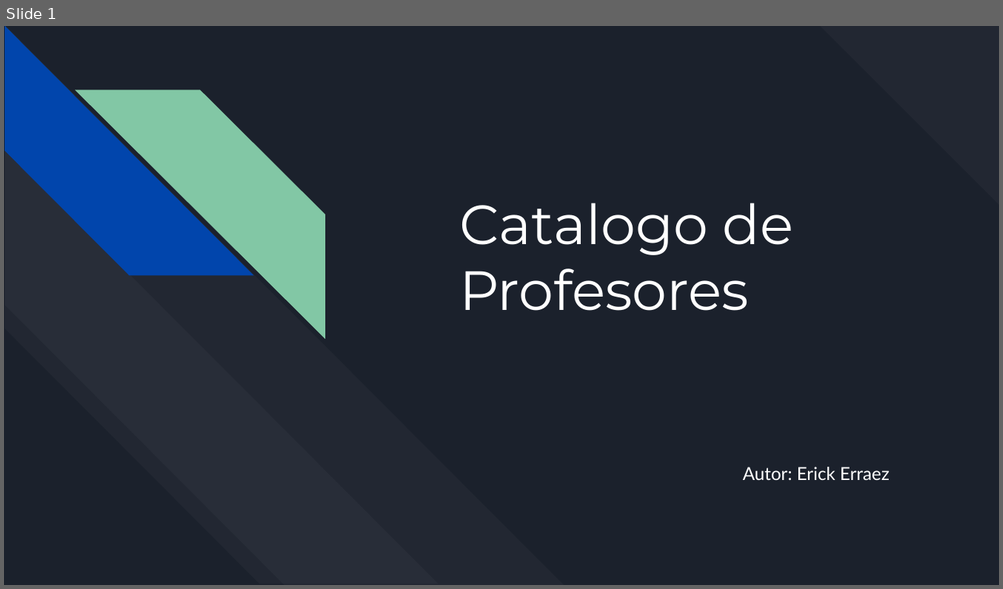
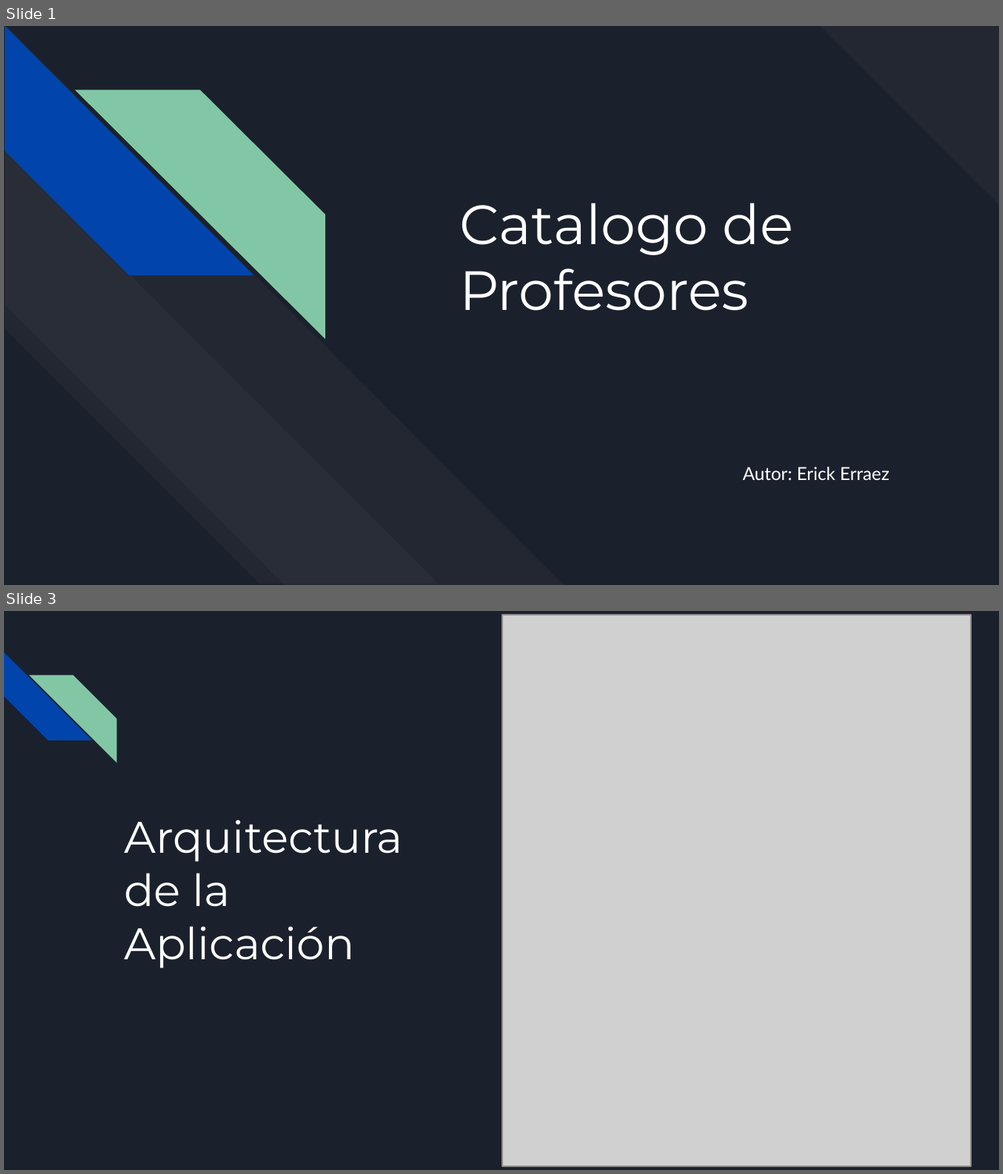
Before and after one commit to ErickErraez/Profesores, a slide deck: Documentacion/ProyectoFinalSegundo.pptx. Shown one above the other, each under a label of ours: slide 1 before the commit, slides 1 and 3 after it; the slides between them are not shown. The pictures are 1003x589 and 1003x1174 pixels, drawn with LibreOffice and Linux fonts; fonts in the diff are those of the drawing; grey boxes stand for pictures. Boxes give left, top, right and bottom in pixels: in the first picture for what was removed or moved away, otherwise in the second. Text is boxed around its words. In the diff, an @@ line names an element or a change of style, - is before the commit and + after.

```diff
--- a/Documentacion/ProyectoFinalSegundo.pptx
+++ b/Documentacion/ProyectoFinalSegundo.pptx
@@ slide 3 added at (4, 611, 999, 1170), background #1B212C @@
@@ picture added at (502, 615, 970, 1167) @@
@@ diag stripe added at (4, 652, 91, 741), fill #0145AC @@
@@ diag stripe added at (29, 675, 116, 762), fill #82C7A5 @@
@@ title added at (124, 820, 403, 968), 32 pt, text #FFFFFF @@
+Arquitectura de la Aplicación
```
Also in this commit, not shown: 2 slides changed, 4 other slides added, 3 slides removed, 14 other files.
